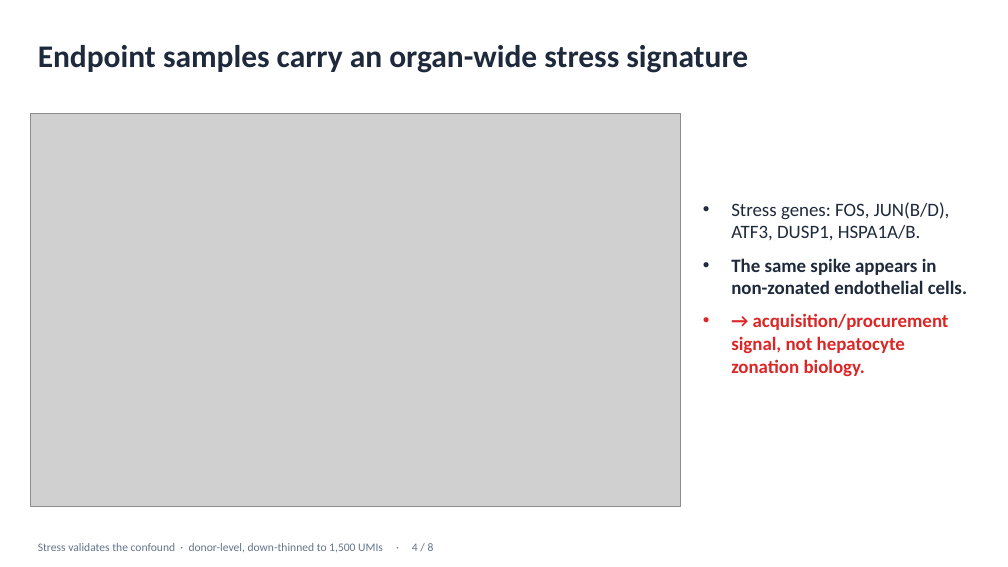
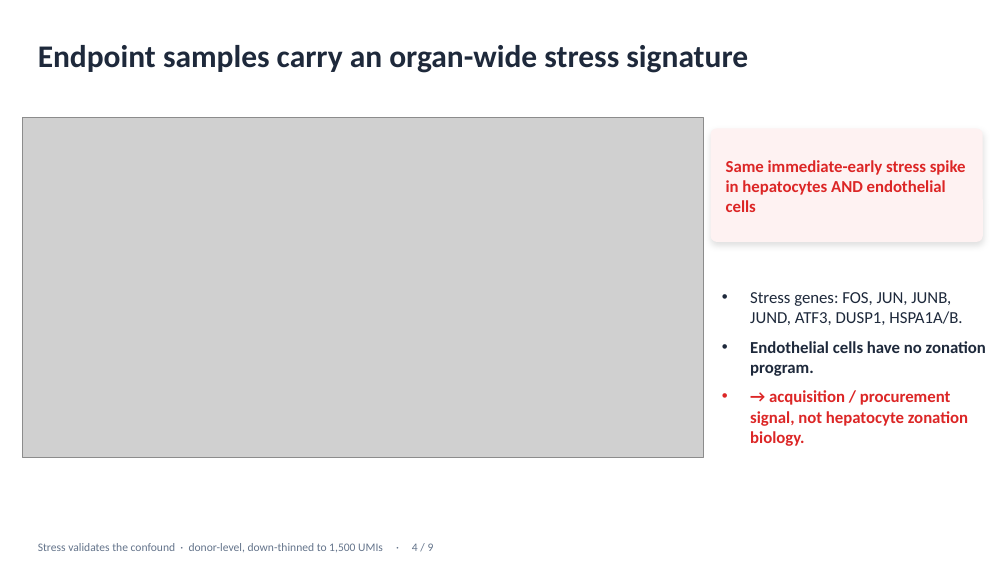
Before and after one commit to roeetekoah/liver-zonation, a slide deck: slide 4 of reports/deck/MASLD_zonation_reanalysis_8min.pptx. Drawn at 1008x567 pixels with LibreOffice and Linux fonts; fonts in the diff are those of the drawing; grey boxes stand for pictures. Boxes give left, top, right and bottom in pixels: in the first picture for what was removed or moved away, otherwise in the second. Text is boxed around its words. In the diff, an @@ line names an element or a change of style, - is before the commit and + after.

```diff
--- a/reports/deck/MASLD_zonation_reanalysis_8min.pptx
+++ b/reports/deck/MASLD_zonation_reanalysis_8min.pptx
@@ picture: place and size @@
-picture at [30, 113, 681, 507]
+picture at [23, 117, 703, 457]
@@ rounded rectangle added at [711, 129, 983, 242], fill #FEF2F2 @@
@@ text added at [726, 160, 966, 212], 16 pt, text #DC2626, bold @@
+Same immediate-early stress spike in hepatocytes AND endothelial cells
@@ text at [750, 292, 986, 446]: text changed; size 18 to 16 pt @@
-• Stress genes: FOS, JUN(B/D), ATF3, DUSP1, HSPA1A/B.
-• The same spike appears in non-zonated endothelial cells.
-• → acquisition/procurement signal, not hepatocyte zonation biology.
+• Stress genes: FOS, JUN, JUNB, JUND, ATF3, DUSP1, HSPA1A/B.
+• Endothelial cells have no zonation program.
+• → acquisition / procurement signal, not hepatocyte zonation biology.
```
Also in this commit, not shown: 10 other slides changed, 2 slides added, 4 other files.
